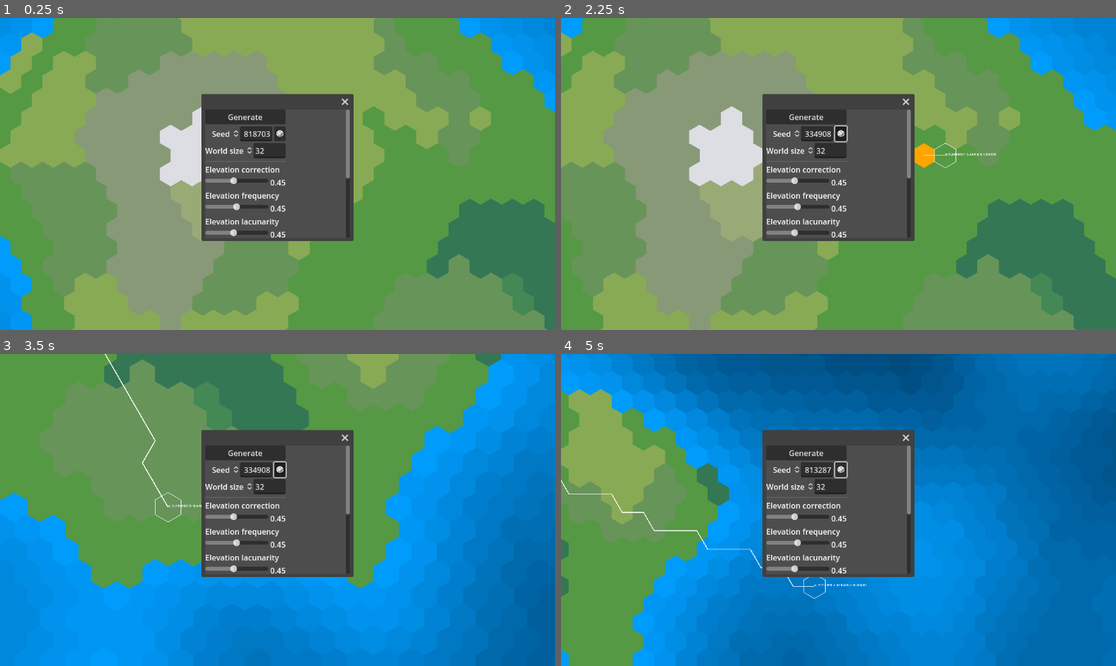
Above: before the commit, frames 1-4 (two rows, left to right).
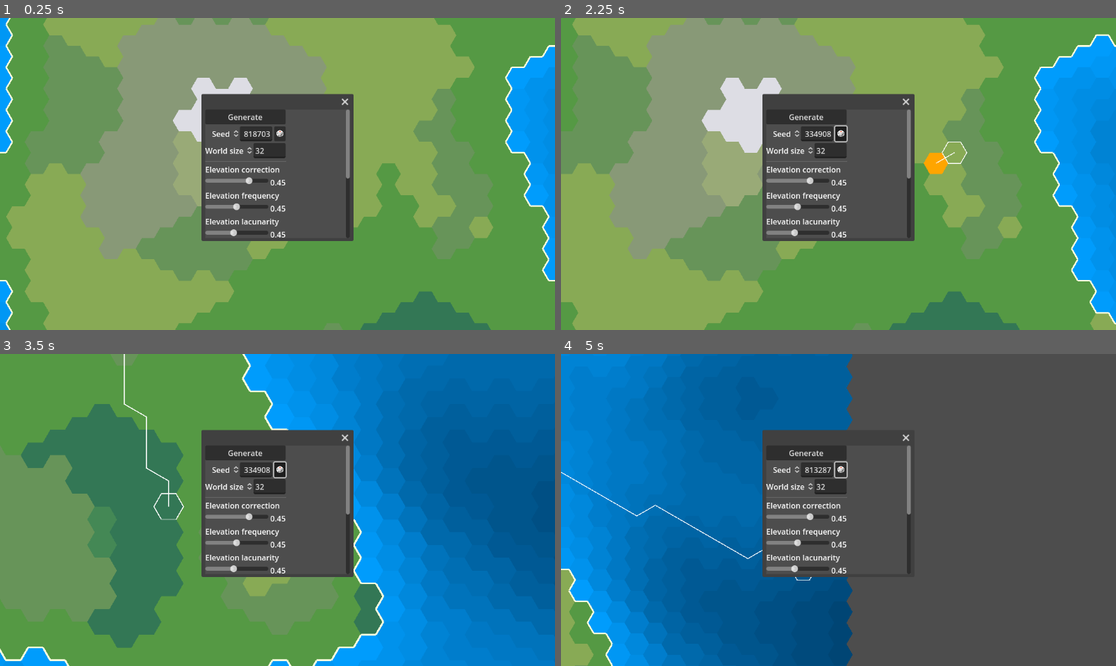
Above: after the commit, the same moments.

Repository: 1ort/hexgrid
Game: Godot game, scene res://demo.tscn
Two runs of this game, one before a commit and one after it. Both use one fixed random seed, a clock stepped at 60 frames per second and the inputs below.
Inputs (mouse positions are in pixels of both pictures, inside the frame that each line leads up to):
- Up to frame 1 (0.25 s): no input
- Up to frame 2 (2.25 s): click "Generate" at 0.5 s; click "🎲" at 1.25 s; tap Enter (ui_accept) at 2 s; move the mouse to (960, 158) at 2.02 s; press the mouse at (960, 158) at 2.03 s; hold D (right) from 2.03 s (still down)
- Up to frame 3 (3.5 s): tap Enter (ui_accept) at 2.27, 3.02 s; move the mouse to (166, 525) at 2.77 s; release D (right) at 2.78 s; release the mouse at (166, 525) at 2.78 s; hold S (down) from 2.78 s (still down); tap Mouse wheel up (zoom_in) at 2.85 s
- Up to frame 4 (5 s): move the mouse to (894, 441) at 3.52 s; release S (down) at 3.53 s; hold D (right) 3.53-4.28 s; hold Mouse wheel down (zoom_out) 3.53-4.28 s; move the mouse to (810, 572) at 4.27 s; hold W (up) from 4.28 s (still down); click (810, 572) at 4.35 s; tap Enter (ui_accept) at 4.52 s

The runs differ from the first frame. In frame 1, 47% of the frame differs, in the area x 0-100%, y 0-100%; in frame 2, 49%; in frame 3, 64%; in frame 4, 78%.

Commit message:
region outlite

Diff:
--- a/demo.gd
+++ b/demo.gd
@@ -9,6 +9,8 @@
 
 var hex_region: HexRegion
 var hexes: Array[Hex]
+
+var island_region: HexRegion
 
 @export
 var water_gradient: Gradient
@@ -28,19 +30,20 @@
 	world_generator.humidity_noise.frequency = generator_settings['humidity_frequency']
 	world_generator.humidity_noise.fractal_lacunarity = generator_settings['humidity_lacunarity']
 
-
-
-	hex_region = world_generator.generate_map()
-	var new_center = Hex.new(2*world_generator.world_radius+1, -world_generator.world_radius, -world_generator.world_radius-1)
-	for i in 6:
-		new_center = new_center.rotate_right()
-		world_generator.world_center = new_center
-		hex_region.merge(world_generator.generate_map())
-
-
-	#world_generator.world_center = Hex.new(65, -65, 0)
-	#hex_region.merge(world_generator.generate_map())
+	hex_region = world_generator.generate_island()
+	#var new_center = Hex.new(
+		#2*world_generator.world_radius+1,
+		#-world_generator.world_radius,
+		#-world_generator.world_radius-1)
+	#for i in 6:
+		#new_center = new_center.rotate_right()
+		#world_generator.world_center = new_center
+		#hex_region.merge(world_generator.generate_island())
 	hexes = hex_region.get_hexes()
+	island_region = HexRegion.new()
+	for hex in hexes:
+		if hex_region.get_value(hex).elevation > 0:
+			island_region.add(hex)
 	$HexMapCanvas.queue_redraw()
 
 
@@ -57,22 +60,21 @@
 		var color_value: Color
 		if tile_info.elevation <= 0.0:
 			color_value = water_gradient.sample(-tile_info.elevation)
-
 		else:
 			color_value = tile_info.terrain_color
 
-		$HexMapCanvas.draw_hex(hex, color_value)
+		$HexMapCanvas.draw_polygon_hex(hex, color_value)
+	$HexMapCanvas.draw_outline_region(island_region, Color.LIGHT_YELLOW, 64)
 
 func draw_overlay():
 	if selected_hex != null:
-		$HexOverlayCanvas.draw_hex(selected_hex, Color.ORANGE)
+		$HexOverlayCanvas.draw_polygon_hex(selected_hex, Color.ORANGE)
 
 	if cursor_hex != null and hex_region.has(cursor_hex):
-		$HexOverlayCanvas.draw_debug_info(cursor_hex, hex_region.get_value(cursor_hex))
+		$HexOverlayCanvas.draw_outline_hex(cursor_hex, Color.WHITE, 32)
 
 	if path_line:
-		$HexOverlayCanvas.draw_path(path_line)
-
+		$HexOverlayCanvas.draw_path(path_line, Color.WHITE, 32)
 
 func _process(_delta):
 	var mouse_position = self.layout.get_global_mouse_position()
--- a/demo.tscn
+++ b/demo.tscn
@@ -15,7 +15,7 @@
 
 [node name="HexLayout" type="Node2D" parent="."]
 script = ExtResource("1_b3syg")
-_orientation = "Pointy"
+_orientation = "Flat"
 hex_size = Vector2(512, 512)
 
 [node name="HexMapCanvas" type="Node2D" parent="." node_paths=PackedStringArray("layout")]
@@ -28,7 +28,7 @@
 
 [node name="CameraController" type="Node2D" parent="."]
 script = ExtResource("3_vccir")
-min_zoom = 0.01
+min_zoom = 0.001
 movement_speed = 16384.0
 
 [node name="Camera2D" type="Camera2D" parent="CameraController"]
@@ -36,3 +36,4 @@
 position_smoothing_enabled = true
 
 [node name="GeneratorSettingsWindow" parent="." instance=ExtResource("5_pjbd7")]
+initial_position = 2
--- a/generator_settings_window.tscn
+++ b/generator_settings_window.tscn
@@ -77,6 +77,7 @@
 [node name="HSlider" type="HSlider" parent="ScrollContainer/VBoxContainer/ElevationCorr"]
 layout_mode = 2
 size_flags_horizontal = 3
+min_value = -1.0
 max_value = 1.0
 step = 0.01
 value = 0.45
--- a/hex_canvas.gd
+++ b/hex_canvas.gd
@@ -5,38 +5,27 @@
 var layout: HexLayout = null
 
 func draw_closed_line(corners: Array[Vector2], color: Color, width: float = -1.0, antialiased: bool = false):
-	for i in len(corners) - 1:
-		draw_line(corners[i], corners[i+1], color, width, antialiased)
-	draw_line(corners[-1], corners[0], color, width, antialiased)
+	corners.append(corners[0])
+	draw_polyline(corners, color, width, antialiased)
 
-
-func draw_hex(h: Hex, color: Color):
+func draw_polygon_hex(h: Hex, color: Color):
 	var corners = layout.get_polygon_corners(h)
 	draw_polygon(corners, [color])
-	#draw_closed_line(corners, color + Color.WHITE * 0.5, width, antialiased)
 
-func draw_path(path: Array[Hex]):
+func draw_outline_hex(h: Hex, color: Color, width: float = -1.0, antialiased: bool = false):
+	var corners = layout.get_polygon_corners(h)
+	draw_closed_line(corners, color, width, antialiased)
+
+func draw_outline_region(region: HexRegion, color: Color, width: float = -1.0):
+	var corners: PackedVector2Array = []
+	for hex in region.get_hexes():
+		for direction in 6:
+			if not region.has(hex.get_neighbor(direction)):
+				corners.append_array(layout.get_border(hex, direction))
+	draw_multiline(corners, color, width)
+
+func draw_path(path: Array[Hex], color: Color, width: float = -1.0, antialiased: bool = false):
 	var positions: Array[Vector2] = []
 	for hex in path:
 		positions.append(layout.hex_to_position(hex))
-	draw_polyline(positions, Color.WHITE, 32)
-
-func draw_debug_info(hex: Hex, tile_info: TileInfo):
-	var default_font = ThemeDB.fallback_font
-	var font_size = (layout.hex_size).x / 4
-
-	var corners = layout.get_polygon_corners(hex)
-	draw_closed_line(corners, Color.WHITE)
-	var hex_pos = layout.hex_to_position(hex)
-	draw_string(
-		default_font,
-		hex_pos,
-		"e: %f \nh: %f \nt: %f" % [
-			tile_info.elevation,
-			tile_info.humidity,
-			tile_info.temperature
-			],
-		 HORIZONTAL_ALIGNMENT_LEFT,
-		-1,
-		font_size,
-)
+	draw_polyline(positions, color, width, antialiased)
--- a/hex_layout.gd
+++ b/hex_layout.gd
@@ -15,11 +15,14 @@
 	var b3: float
 
 	var start_angle: float
+	var borders: Array[Array]
+
 
 	func _init(
 		f0_: float, f1_: float, f2_: float, f3_: float,
 		b0_: float, b1_: float, b2_: float, b3_: float,
-		start_angle_: float):
+		start_angle_: float,
+		borders_: Array[Array]):
 		self.f0 = f0_
 		self.f1 = f1_
 		self.f2 = f2_
@@ -29,20 +32,20 @@
 		self.b2 = b2_
 		self.b3 = b3_
 		self.start_angle = start_angle_
+		self.borders = borders_
 
 #region orientations
 static var POINTY = HexLayoutOrientation.new(
 	sqrt(3.0), sqrt(3.0) / 2.0, 0.0, 3.0 / 2.0,
 	sqrt(3.0) / 3.0, -1.0 / 3.0, 0.0, 2.0 / 3.0,
-	0.5
+	0.5, [[5, 6], [4, 5], [3, 4], [2, 3], [1, 2], [0, 1]]
 )
 static var FLAT = HexLayoutOrientation.new(
 	3.0 / 2.0, 0.0, sqrt(3.0) / 2.0, sqrt(3.0),
 	2.0 / 3.0, 0.0, -1.0 / 3.0, sqrt(3.0) / 3.0,
-	0.0
+	0.0, [[0, 1], [5, 6], [4, 5], [3, 4], [2, 3], [1, 2]]
 )
 #endregion
-
 
 @export_enum('Pointy', 'Flat')
 var _orientation: String
@@ -77,16 +80,29 @@
 	var angle = 2.0 * PI * (self.get_orientation().start_angle + corner) / 6
 	return Vector2(self.hex_size.x * cos(angle), self.hex_size.y * sin(angle))
 
-func get_polygon_corners(h: Hex) -> Array[Vector2]:
-	var corners: Array[Vector2] = []
+func get_polygon_corners(h: Hex) -> PackedVector2Array:
+	var corners: PackedVector2Array = []
 	var center = self.hex_to_position(h)
-	for i in 7:
+	for i in 6:
 		var offset = self.hex_corner_offset(i)
 		corners.append(Vector2(
 			center.x + offset.x,
 			center.y + offset.y
 		))
 	return corners
+
+func get_border(h: Hex, direction: int) -> PackedVector2Array:
+	var corners = get_orientation().borders[direction]
+
+	var res: PackedVector2Array = []
+	var center = self.hex_to_position(h)
+	for i in corners:
+		var offset = self.hex_corner_offset(i)
+		res.append(Vector2(
+			center.x + offset.x,
+			center.y + offset.y
+		))
+	return res
 
 func hex_lerp(a: Hex, b: Hex, t: float) -> FracHex:
 	return FracHex.new(
--- a/hex_region.gd
+++ b/hex_region.gd
@@ -3,7 +3,7 @@
 
 var _hexes: Dictionary
 
-#region set funcions
+#region dict functions
 func add(h: Hex):
 	self.set_value(h, null)
 
@@ -30,10 +30,11 @@
 	return hexes
 
 
-static func new_parallelogram(mode: String, q0, q1, r0, r1, s0, s1) -> HexRegion:
+static func new_parallelogram(mode: String, q0: int, q1: int, r0: int, r1: int, s0: int, s1: int) -> HexRegion:
+	var region = HexRegion.new()
 	if mode not in ['qr', 'qs', 'rs']:
 		push_error("mode value must be one of 'qr', 'qs', 'rs'")
-	var region = HexRegion.new()
+		return region
 	if mode == 'qr':
 		for q in range(q0, q1+1):
 			for r in range(r0, r1+1):
@@ -48,14 +49,14 @@
 				region.add(Hex.new(-r-s, r, s))
 	return region
 
-static func new_hexagon(N: int, center: Hex = null) -> HexRegion:
+static func new_hexagon(radius: int, center: Hex = null) -> HexRegion:
 	if center == null:
 		center = Hex.new(0, 0, 0)
 
 	var region = HexRegion.new()
-	for q in range(-N, N+1):
-		var r1 = max(-N, -q - N)
-		var r2 = min(N, -q + N)
+	for q in range(-radius, radius+1):
+		var r1 = max(-radius, -q - radius)
+		var r2 = min(radius, -q + radius)
 		for r in range(r1, r2+1):
 				region.add(Hex.new(q+center.q, r+center.r, -q-r+center.s))
 	return region
--- a/world_generator.gd
+++ b/world_generator.gd
@@ -27,7 +27,7 @@
 	elevation_noise.seed = world_seed
 	humidity_noise.seed = world_seed + 1
 
-func generate_map() -> HexRegion:
+func generate_island() -> HexRegion:
 	apply_default_noise_settings()
 	var hex_region = HexRegion.new_hexagon(world_radius, world_center)
 
